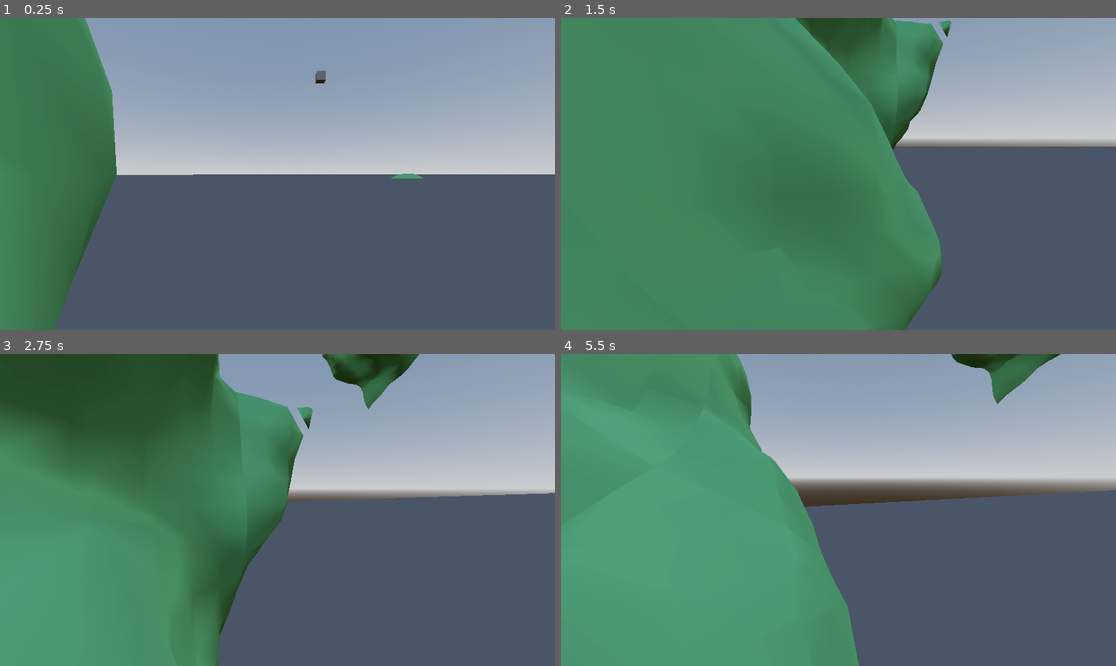
Above: before the commit, frames 1-4 (two rows, left to right).
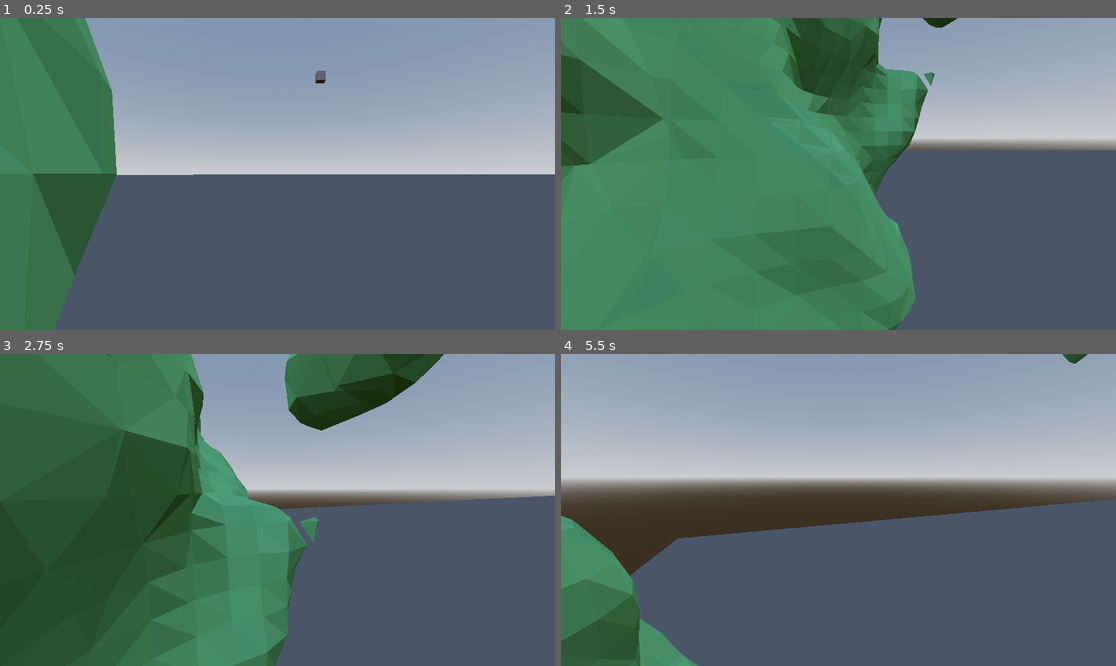
Above: after the commit, the same moments.

Repository: DyslexicWolf/GraduationWork_IGP
Game: Godot game, scene res://Scenes/MarchingCubes_CPU.tscn
Same seed, same stepped clock (60 frames per second), same inputs: the game is played once before the commit and once after it.
Inputs (mouse positions are in pixels of both pictures, inside the frame that each line leads up to):
- Up to frame 1 (0.25 s): no input
- Up to frame 2 (1.5 s): tap Enter at 0.5 s; move the mouse to (960, 158) at 0.52 s; hold D (move_right) 0.53-1.28 s; hold Space (move_fly, bound only before the commit) 0.53-1.28 s; click (960, 158) at 0.67 s; move the mouse to (810, 174) at 1.27 s; hold W (move_up) from 1.28 s (still down); tap Space (move_fly, bound only before the commit) at 1.35 s
- Up to frame 3 (2.75 s): keep holding W (move_up); move the mouse to (288, 503) at 2.02 s; hold Space (move_fly, bound only before the commit) from 2.03 s (still down)
- Up to frame 4 (5.5 s): keep holding W (move_up); move the mouse to (832, 516) at 2.77 s; release Space (move_fly, bound only before the commit) at 2.78 s; tap Space (move_fly, bound only before the commit) at 2.85, 4.35 s; move the mouse to (877, 513) at 3.52 s; hold Space (move_fly, bound only before the commit) 3.53-4.28 s; move the mouse to (794, 506) at 4.27 s; move the mouse to (844, 510) at 5.02 s; hold Space (move_fly, bound only before the commit) from 5.03 s (still down)

The runs differ from the first frame. In frame 1, 1.0% of the frame differs, in the area x 6-77%, y 44-70%; in frame 2, 14%; in frame 3, 47%, in the area x 0-100%, y 0-100%; in frame 4, 44%.

Commit message:
Added flying down to movement script as well as small refactoring of code

Diff:
--- a/graduation-work-igp/Scenes/MarchingCubes_CPU.tscn
+++ b/graduation-work-igp/Scenes/MarchingCubes_CPU.tscn
@@ -34,9 +34,8 @@
 [node name="GeneratedTerrain" type="MeshInstance3D" parent="."]
 script = ExtResource("1_n7p7l")
 terrain_material = ExtResource("2_hhg1a")
-resolution = 20
 noise = SubResource("FastNoiseLite_torgq")
-chunk_size = 20
+flat_shaded = true
 
 [node name="Ground" type="MeshInstance3D" parent="."]
 transform = Transform3D(374.01376, 0, 0, 0, 0.9999994, 0, 0, 0, 299.93817, 347.9402, 0, 198.18314)
--- a/graduation-work-igp/Scripts/PlayerMovement.gd
+++ b/graduation-work-igp/Scripts/PlayerMovement.gd
@@ -1,22 +1,24 @@
 extends CharacterBody3D
 
-const SPEED: float = 5.0
+@export var speed: float = 8.0
 @onready var camera: Camera3D = $Camera3D
 
 func _physics_process(_delta: float) -> void:
-	if Input.is_action_pressed("move_fly"):
-		velocity.y = 5
+	if Input.is_action_pressed("fly_up"):
+		velocity.y = speed
+	elif Input.is_action_pressed("fly_down"):
+		velocity.y = -speed
 	else:
 		velocity.y = 0
 
 	var input_dir = Input.get_vector("move_left", "move_right", "move_up", "move_down")
 	var direction = (transform.basis * Vector3(input_dir.x, 0, input_dir.y)).normalized()
 	if direction:
-		velocity.x = direction.x * SPEED
-		velocity.z = direction.z * SPEED
+		velocity.x = direction.x * speed
+		velocity.z = direction.z * speed
 	else:
-		velocity.x = move_toward(velocity.x, 0, SPEED)
-		velocity.z = move_toward(velocity.z, 0, SPEED)
+		velocity.x = move_toward(velocity.x, 0, speed)
+		velocity.z = move_toward(velocity.z, 0, speed)
 
 	move_and_slide()
 
--- a/graduation-work-igp/Scripts/TerrainGeneration.gd
+++ b/graduation-work-igp/Scripts/TerrainGeneration.gd
@@ -7,14 +7,15 @@
 @export var noise: FastNoiseLite
 @export var flat_shaded: bool = false
 @export var terrain_terrace: int = 1
-@export var chunk_size: int = 16
 @export var render_distance: int = 1
 
 var loaded_chunks: Dictionary = {}
 var player: CharacterBody3D
+var chunk_size: int
 
 func _ready():
 	player = $"../Player"
+	chunk_size = resolution
 
 func _process(_delta):
 	# Calculate player chunk position
--- a/graduation-work-igp/project.godot
+++ b/graduation-work-igp/project.godot
@@ -42,8 +42,13 @@
 "events": [Object(InputEventKey,"resource_local_to_scene":false,"resource_name":"","device":-1,"window_id":0,"alt_press …(195 unchanged characters)…
 ]
 }
-move_fly={
+fly_up={
 "deadzone": 0.2,
 "events": [Object(InputEventKey,"resource_local_to_scene":false,"resource_name":"","device":-1,"window_id":0,"alt_press …(191 unchanged characters)…
 ]
 }
+fly_down={
+"deadzone": 0.2,
+"events": [Object(InputEventKey,"resource_local_to_scene":false,"resource_name":"","device":-1,"window_id":0,"alt_pressed":false,"shift_pressed":false,"ctrl_pressed":false,"meta_pressed":false,"pressed":false,"keycode":0,"physical_keycode":4194326,"key_label":0,"unicode":0,"location":0,"echo":false,"script":null)
+]
+}
